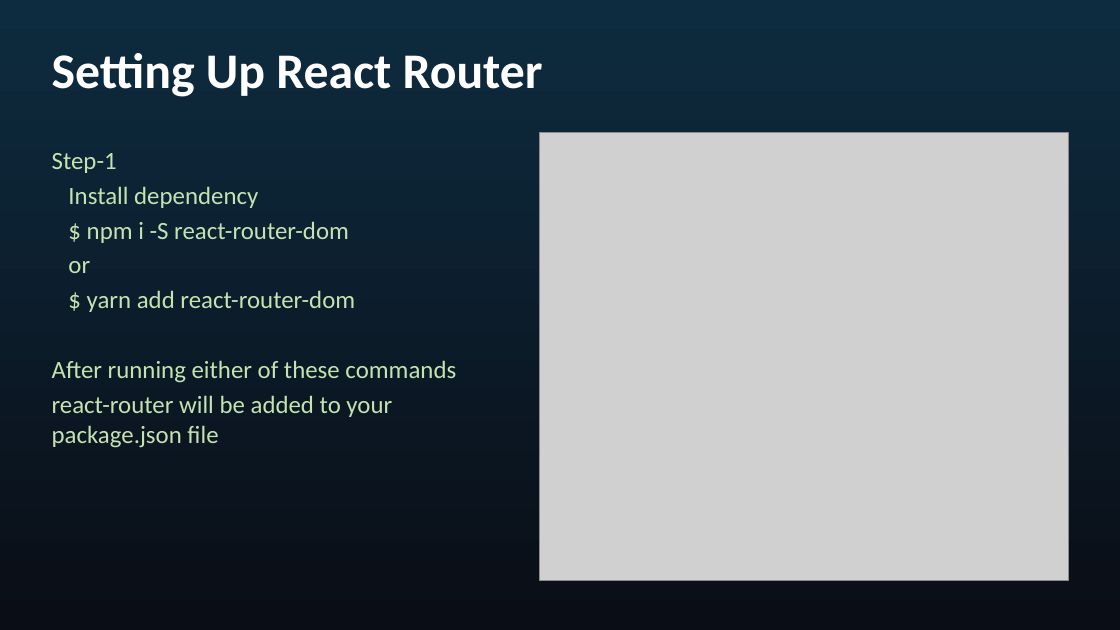
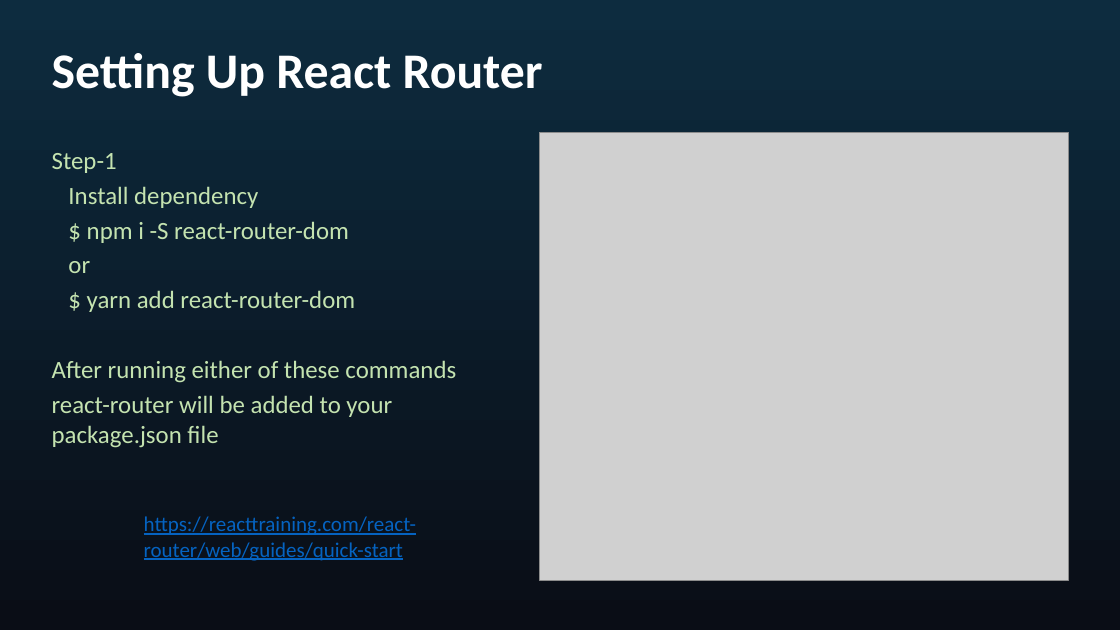
Before and after one commit to seblechernet/PowerPoint-Decks, a slide deck: slide 9 of 04 React Routing, Component Lifecycle Methods.pptx. Drawn at 1120x630 pixels with LibreOffice and Linux fonts; fonts in the diff are those of the drawing; grey boxes stand for pictures. Boxes give left, top, right and bottom in pixels: in the first picture for what was removed or moved away, otherwise in the second. Text is boxed around its words. In the diff, an @@ line names an element or a change of style, - is before the commit and + after.

```diff
--- a/04 React Routing, Component Lifecycle Methods.pptx
+++ b/04 React Routing, Component Lifecycle Methods.pptx
@@ text added at box(144, 516, 416, 561), 18 pt, text #0563C1, underline @@
+https://reacttraining.com/react-router/web/guides/quick-start
```
Also in this commit, not shown: 6 other slides changed, 11 slides added, 2 slides removed.
